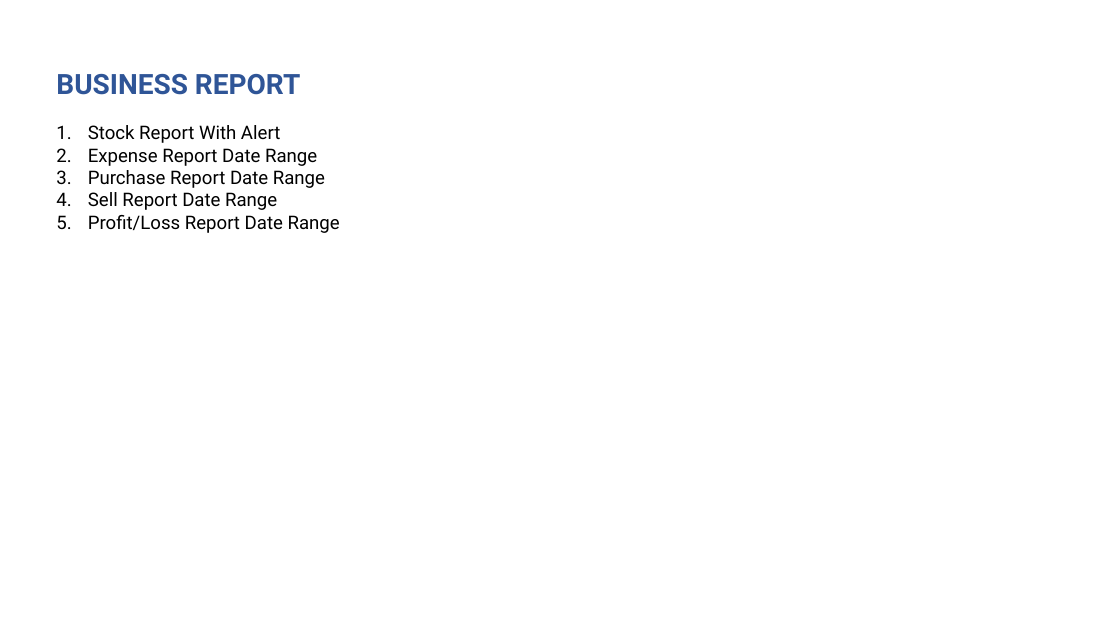
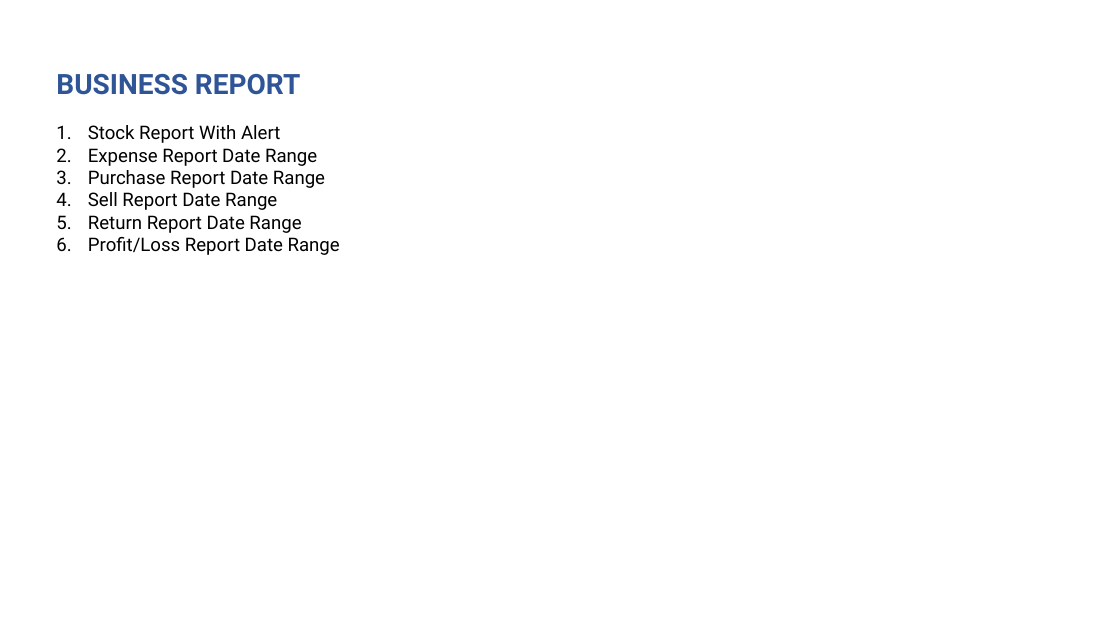
Before and after one commit to rupomsoft/MERN-STACK-Series, a slide deck: slide 24 of Inventory/PPT.pptx. Drawn at 1120x630 pixels with LibreOffice and Linux fonts; fonts in the diff are those of the drawing. Boxes give left, top, right and bottom in pixels: in the first picture for what was removed or moved away, otherwise in the second. Text is boxed around its words. In the diff, an @@ line names an element or a change of style, - is before the commit and + after.

```diff
--- a/Inventory/PPT.pptx
+++ b/Inventory/PPT.pptx
@@ text at (88,215,301,233): paragraph added @@
+5. Return Report Date Range
```
Also in this commit, not shown: 3 other slides changed, 1 other file.
